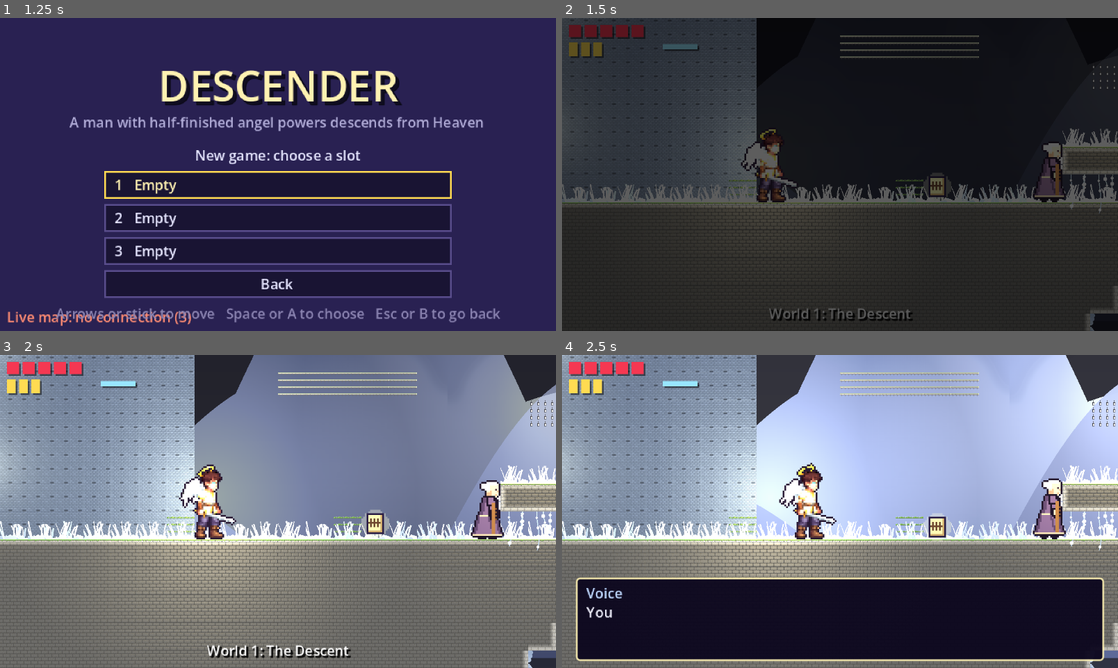
Above: before the commit, frames 1-4 (two rows, left to right).
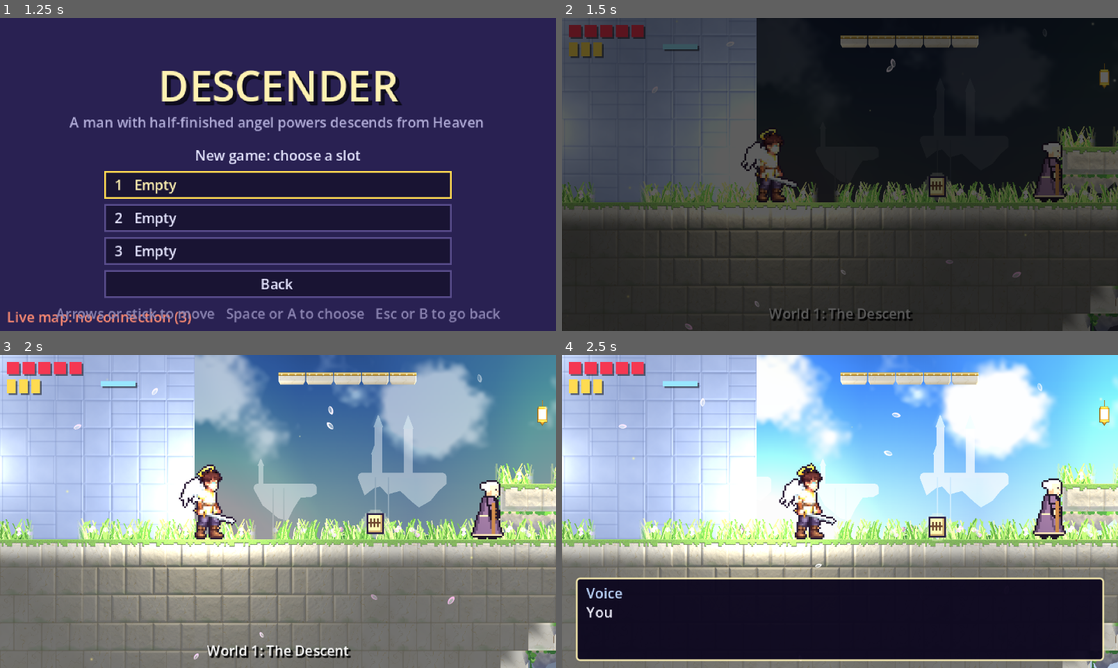
Above: after the commit, the same moments.

Repository: IhorBalan/descender-game
Game: Godot game, scene res://scenes/title.tscn
Same seed, same stepped clock (60 frames per second), same inputs: the game is played once before the commit and once after it.
Inputs (mouse positions are in pixels of both pictures, inside the frame that each line leads up to):
- Up to frame 1 (1.25 s): click "New Game" at 0.5 s
- Up to frame 2 (1.5 s): click "1 Empty" at 1.25 s
- Up to frame 3 (2 s): no input
- Up to frame 4 (2.5 s): tap Enter at 2 s; move the mouse to (962, 495) at 2.02 s; hold D (move_right) from 2.03 s (still down); tap J (attack) at 2.1 s; click (962, 495) at 2.17 s; tap Space (jump) at 2.27 s

Frame 1 is identical in both runs. In frame 2, 21% of the frame differs, in the area x 0-100%, y 0-100%; in frame 3, 63%; in frame 4, 62%.

Commit message:
Dress Paradise: sky, clouds, islands, rays, grass fringes, undersides, petals
A full generated set for Paradise in the palette of the celestial reference:
a sky layer stretched over the view, two cloud layers, distant floating
islands with towers and waterfalls washed toward the sky, light rays, haze
and foreground wisps; grass and blossom fringes along the tops, rocky
floating-island undersides with roots, ivy down the sides; petals and gold
motes drifting through the air. tools/gen_region_art.py draws it all from
code (Pillow and numpy), and also the region's tile textures for the editor
(marble terrain, a pilastered back wall, gold-rimmed ledges, grass, vines,
lantern and window) as .lpx.json files.

RegionFx runs a region's particles from fx.json, emitted across the view
around the camera and started once the emitter sits on it. The backdrop
gains cover layers (a sky) and front layers (haze), and region art JSON
declares the pixel scale it is drawn at, so one set serves maps of any
art scale. levels/world holds the playground map's 64-pixel export with
the new textures.

Co-Authored-By: Claude Fable 5.1 <noreply@anthropic.com>

Diff:
--- a/assets/regions/paradise/edges.json
+++ b/assets/regions/paradise/edges.json
@@ -3,20 +3,25 @@
   "top": [
     "tuft_0.png",
     "tuft_1.png",
-    "tuft_2.png"
+    "tuft_2.png",
+    "tuft_3.png"
   ],
   "bottom": [
-    "vine_0.png",
-    "vine_1.png"
+    "underside_0.png",
+    "underside_1.png",
+    "underside_2.png"
   ],
   "left": [
-    "moss_l.png"
+    "ivy_l0.png",
+    "ivy_l1.png"
   ],
   "right": [
-    "moss_r.png"
+    "ivy_r0.png",
+    "ivy_r1.png"
   ],
   "chance": 1.0,
-  "bottom_chance": 0.5,
-  "left_chance": 0.6,
-  "right_chance": 0.6
+  "top_chance": 0.9,
+  "bottom_chance": 0.7,
+  "left_chance": 0.55,
+  "right_chance": 0.55
 }
--- /dev/null
+++ b/assets/regions/paradise/fx.json
@@ -0,0 +1,50 @@
+{
+  "art_tile": 64,
+  "particles": [
+    {
+      "texture": "petal.png",
+      "amount": 36,
+      "color": "#ffffff",
+      "lifetime": 14,
+      "direction": [
+        -0.35,
+        1.0
+      ],
+      "spread": 20,
+      "speed": [
+        8,
+        18
+      ],
+      "gravity": [
+        0,
+        2
+      ],
+      "scale": [
+        0.5,
+        0.9
+      ],
+      "spin": 0.4,
+      "sway": 4
+    },
+    {
+      "texture": "mote.png",
+      "amount": 28,
+      "color": "#fff1b8",
+      "lifetime": 12,
+      "direction": [
+        0.1,
+        -1.0
+      ],
+      "spread": 40,
+      "speed": [
+        2,
+        6
+      ],
+      "scale": [
+        0.4,
+        0.9
+      ],
+      "sway": 2
+    }
+  ]
+}
--- a/assets/regions/paradise/parallax.json
+++ b/assets/regions/paradise/parallax.json
@@ -2,28 +2,57 @@
   "art_tile": 64,
   "layers": [
     {
-      "file": "hills_far.png",
+      "file": "sky.png",
+      "cover": true
+    },
+    {
+      "file": "clouds_far.png",
+      "scroll": [
+        0.12,
+        0.4
+      ],
+      "y": -120
+    },
+    {
+      "file": "islands.png",
       "scroll": [
         0.25,
-        0.85
+        0.55
       ],
-      "y": -60
+      "y": 120
     },
     {
-      "file": "hills_near.png",
+      "file": "rays.png",
+      "scroll": [
+        0.15,
+        0.25
+      ],
+      "y": -300
+    },
+    {
+      "file": "clouds_mid.png",
       "scroll": [
         0.5,
-        0.92
+        0.78
       ],
-      "y": 20
+      "y": 330
     },
     {
       "file": "fog.png",
       "scroll": [
-        0.7,
-        0.97
+        0.75,
+        0.95
       ],
-      "y": 60
+      "y": 430
+    },
+    {
+      "file": "wisps.png",
+      "scroll": [
+        1.18,
+        1.04
+      ],
+      "y": 460,
+      "front": true
     }
   ]
 }
--- a/scripts/backdrop.gd
+++ b/scripts/backdrop.gd
@@ -18,7 +18,9 @@
 ## Each layer repeats sideways across the level. `scroll` is how much of the
 ## camera's movement the layer follows (1 moves with the world, 0 stays on
 ## screen); `y`, in level pixels, puts the layer's top edge relative to the
-## region's top edge. The PNGs are drawn scaled onto the 16-unit grid by
+## region's top edge. A layer with "cover": true is stretched over the whole
+## view instead (a sky), and "front": true draws it in front of the level
+## (haze, foreground wisps). The PNGs are drawn scaled onto the 16-unit grid by
 ## tile / art_tile, so a set serves maps of any art scale. Switching regions
 ## fades the old set out over the new one.
 
@@ -58,6 +60,9 @@
 		var scroll: Array = entry.get("scroll", [1.0, 1.0])
 		layer.scroll = Vector2(float(scroll[0]), float(scroll[1])) if scroll.size() >= 2 else Vector2.ONE
 		layer.anchor = Vector2(0.0, top + float(entry.get("y", 0)))
+		layer.cover = bool(entry.get("cover", false))
+		if bool(entry.get("front", false)):
+			layer.z_index = 4
 		layer.modulate = Color.from_string(str(entry.get("tint", "#ffffff")), Color.WHITE)
 		layer.modulate.a = 0.0
 		add_child(layer)
@@ -72,6 +77,7 @@
 	var scale_factor := 1.0
 	var scroll := Vector2.ONE
 	var anchor := Vector2.ZERO
+	var cover := false
 	var _camera_at := Vector2.ZERO
 	var _view := Vector2.ZERO
 
@@ -92,6 +98,9 @@
 	func _draw() -> void:
 		if texture == null:
 			return
+		if cover:
+			draw_texture_rect(texture, Rect2(_camera_at - _view / 2.0, _view), false)
+			return
 		var size := texture.get_size() * scale_factor
 		# The layer drifts by the share of the camera's travel it does not
 		# follow, measured from its anchor.
--- a/scripts/main.gd
+++ b/scripts/main.gd
@@ -53,6 +53,8 @@
 var _region: Dictionary = {}
 ## The parallax layers of the region the hero is in (see Backdrop).
 var backdrop: Backdrop
+## The drifting particles of the region (see RegionFx).
+var region_fx: RegionFx
 ## The boss being fought, the seals on its room, and whether the fight is
 ## waiting for the intro dialogue to close.
 var _boss: Boss
@@ -85,6 +87,9 @@
 	backdrop.name = "Backdrop"
 	add_child(backdrop)
 	move_child(backdrop, level.get_index())
+	region_fx = RegionFx.new()
+	region_fx.name = "RegionFx"
+	add_child(region_fx)
 	if not level.dialogue_path.is_empty():
 		dialogue = DialogueData.new(level.dialogue_path)
 	for interactable in level.interactables:
@@ -192,6 +197,8 @@
 	level.set_ambient(color.lerp(Color.WHITE, AMBIENT_LIFT))
 	if backdrop and level.world:
 		backdrop.show_region(region, level.world.tile)
+	if region_fx and level.world:
+		region_fx.show_region(region, level.world.tile)
 	var name := str(region.get("name", ""))
 	Audio.play_ambient("heaven" if name == "Paradise" else "earth")
 	if announce:
--- /dev/null
+++ b/scripts/region_fx.gd
@@ -0,0 +1,118 @@
+class_name RegionFx
+extends Node2D
+
+## Drifting particles in the air of a region: petals, motes, embers, ash.
+##
+## A region opts in with assets/regions/<key>/fx.json (key as in
+## EdgeDecor.region_key):
+##
+##   {
+##     "art_tile": 64,
+##     "particles": [
+##       {"texture": "petal.png", "amount": 40, "color": "#ffc8e4", "lifetime": 12,
+##        "direction": [-0.4, 1], "speed": [10, 25], "gravity": [0, 3],
+##        "scale": [0.6, 1.0], "spin": 2, "sway": 6}
+##     ]
+##   }
+##
+## The emitters follow the camera and fill the view plus a margin, so the
+## air is never empty when the view moves. Speeds are level pixels a second,
+## `scale` is relative to the texture drawn at tile / art_tile, `spin` is
+## turns a second at most and `sway` the sideways wobble in level pixels.
+## Switching regions fades the old emitters out.
+
+const REGIONS_DIR := "res://assets/regions"
+const MARGIN := 48.0
+const FADE := 1.5
+
+var _current := ""
+
+
+## Starts the particles of a region, replacing the previous region's.
+func show_region(region: Dictionary, tile: int) -> void:
+	var key := EdgeDecor.region_key(str(region.get("name", "")))
+	if key == _current:
+		return
+	_current = key
+	for child in get_children():
+		var emitter := child as CPUParticles2D
+		if emitter:
+			emitter.emitting = false
+		var tween := create_tween()
+		tween.tween_property(child, "modulate:a", 0.0, FADE)
+		tween.tween_callback(child.queue_free)
+	var dir := "%s/%s" % [REGIONS_DIR, key]
+	var text := FileAccess.get_file_as_string(dir + "/fx.json")
+	var spec: Variant = JSON.parse_string(text) if not text.is_empty() else null
+	if not spec is Dictionary:
+		return
+	var scale_factor := float(tile) / float(spec.get("art_tile", tile))
+	for entry in spec.get("particles", []):
+		if not entry is Dictionary:
+			continue
+		var emitter := Emitter.new()
+		emitter.setup(entry, "%s/%s" % [dir, str(entry.get("texture", ""))], scale_factor)
+		add_child(emitter)
+
+
+## One kind of particle, emitted across the view around the camera.
+class Emitter:
+	extends CPUParticles2D
+
+	func setup(entry: Dictionary, texture_path: String, scale_factor: float) -> void:
+		texture = load(texture_path) as Texture2D
+		texture_filter = CanvasItem.TEXTURE_FILTER_LINEAR
+		z_index = 5
+		amount = int(entry.get("amount", 30))
+		lifetime = float(entry.get("lifetime", 10.0))
+		preprocess = lifetime
+		local_coords = false
+		# Started in _ready, once the emitter sits on the camera, so the
+		# preprocessed particles fill the view rather than the level's corner.
+		emitting = false
+		emission_shape = CPUParticles2D.EMISSION_SHAPE_RECTANGLE
+		var dir: Array = entry.get("direction", [0.0, 1.0])
+		direction = Vector2(float(dir[0]), float(dir[1])) if dir.size() >= 2 else Vector2.DOWN
+		spread = float(entry.get("spread", 25.0))
+		var speed: Array = entry.get("speed", [5.0, 15.0])
+		initial_velocity_min = float(speed[0])
+		initial_velocity_max = float(speed[1]) if speed.size() >= 2 else float(speed[0])
+		var g: Array = entry.get("gravity", [0.0, 0.0])
+		gravity = Vector2(float(g[0]), float(g[1])) if g.size() >= 2 else Vector2.ZERO
+		var size: Array = entry.get("scale", [1.0, 1.0])
+		scale_amount_min = float(size[0]) * scale_factor
+		scale_amount_max = (float(size[1]) if size.size() >= 2 else float(size[0])) * scale_factor
+		angular_velocity_max = float(entry.get("spin", 0.0)) * 360.0
+		angular_velocity_min = -angular_velocity_max
+		angle_max = 360.0
+		var sway := float(entry.get("sway", 0.0))
+		if sway > 0.0:
+			# A gentle sideways wobble: the orbit is a cheap stand-in for wind.
+			orbit_velocity_min = -0.05
+			orbit_velocity_max = 0.05
+			radial_accel_min = -sway
+			radial_accel_max = sway
+		color = Color.from_string(str(entry.get("color", "#ffffff")), Color.WHITE)
+		# Fade in and out over the life, so particles never pop.
+		var ramp := Gradient.new()
+		ramp.set_color(0, Color(1, 1, 1, 0))
+		ramp.add_point(0.15, Color(1, 1, 1, 1))
+		ramp.add_point(0.85, Color(1, 1, 1, 1))
+		ramp.set_color(ramp.get_point_count() - 1, Color(1, 1, 1, 0))
+		color_ramp = ramp
+
+	func _ready() -> void:
+		_follow_camera()
+		restart()
+		emitting = true
+
+	func _process(_delta: float) -> void:
+		_follow_camera()
+
+	func _follow_camera() -> void:
+		var camera := get_viewport().get_camera_2d()
+		if camera == null:
+			return
+		var view := get_viewport_rect().size / camera.zoom
+		global_position = camera.get_screen_center_position()
+		emission_rect_extents = view / 2.0 + Vector2(MARGIN, MARGIN)
Binary file added: assets/regions/paradise/clouds_far.png
Not shown, added: assets/regions/paradise/clouds_far.png.import
Binary file added: assets/regions/paradise/clouds_mid.png
Not shown, changed: assets/regions/paradise/clouds_mid.png.import
Binary file changed: assets/regions/paradise/fog.png
Binary file removed: assets/regions/paradise/hills_far.png
Binary file removed: assets/regions/paradise/hills_near.png
Binary file added: assets/regions/paradise/islands.png
Not shown, added: assets/regions/paradise/islands.png.import
Binary file added: assets/regions/paradise/ivy_l0.png
Not shown, changed: assets/regions/paradise/ivy_l0.png.import
Binary file added: assets/regions/paradise/ivy_l1.png
(and 36 more such lines)
